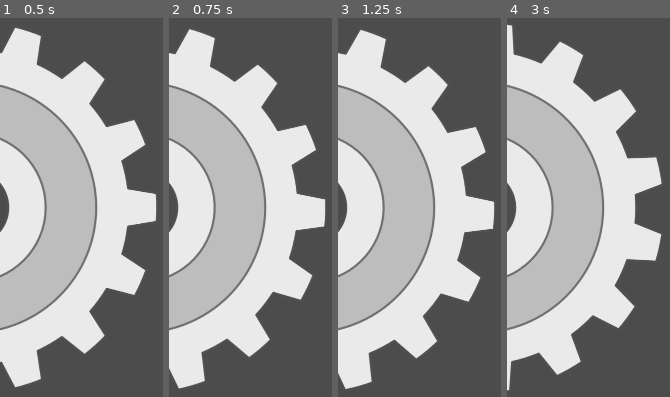
Above: before the commit, frames 1-4 (left to right).
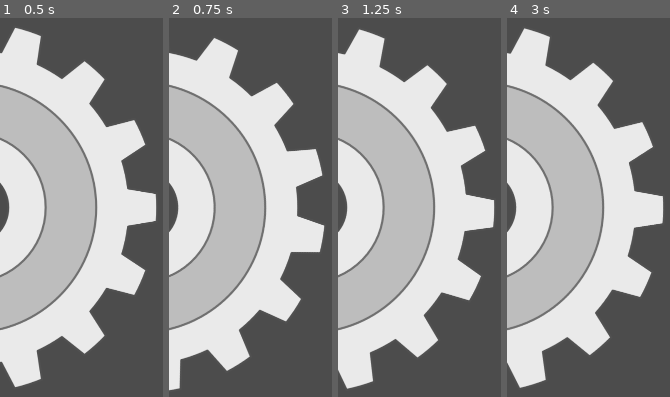
Above: after the commit, the same moments.

Repository: PureStream/avl-battleship
Game: Godot game, scene res://Scenes/MainMenu.tscn
Same seed, same stepped clock (60 frames per second), same inputs: the game is played once before the commit and once after it.
Inputs (mouse positions are in pixels of both pictures, inside the frame that each line leads up to):
- Up to frame 1 (0.5 s): no input
- Up to frame 2 (0.75 s): tap Enter at 0.5 s; move the mouse to (outside the picture) at 0.52 s; hold Up (ui_up) from 0.53 s (still down); hold Mouse wheel down (ui_scroll_down, bound only after the comm… from 0.53 s (still down)
- Up to frame 3 (1.25 s): keep holding Up (ui_up); keep holding Mouse wheel down (ui_scroll_down, bound only after the comm…; tap Mouse wheel up (ui_scroll_up, bound only after the commit) at 0.8 s
- Up to frame 4 (3 s): move the mouse to (outside the picture) at 1.27 s; release Up (ui_up) at 1.28 s; release Mouse wheel down (ui_scroll_down, bound only after the comm… at 1.28 s; hold Down (ui_down) 1.28-2.03 s; tap Mouse wheel up (ui_scroll_up, bound only after the commit) at 1.35, 2.3, 2.85 s; tap Mouse wheel down (ui_scroll_down, bound only after the comm… at 1.55 s; move the mouse to (outside the picture) at 2.02 s; hold Mouse wheel down (ui_scroll_down, bound only after the comm… 2.03-2.78 s; hold Up (ui_up) from 2.03 s (still down); move the mouse to (outside the picture) at 2.77 s

Frame 1 is identical in both runs. In frame 2, 15% of the frame differs, in the area x 0-97%, y 2-99%; in frame 3, 1.3%; in frame 4, 19%, in the area x 0-97%, y 1-99%.
Error in both runs: Trying to assign value of type 'Node2D' to a variable of type 'MenuButton'. (res://Scenes/MainButtonsController.gd:23)

Commit message:
Implemented scroll wheel control in main menu

Diff:
--- a/Scenes/MainButtonsController.gd
+++ b/Scenes/MainButtonsController.gd
@@ -31,23 +31,52 @@
 
 var rotating = false
 
+var scroll_rotate_count:int = 0
+var time_since_last_scroll:float = 0
+const SCROLL_LIMIT = 0.08
+
+func _input(event):
+    # Wheel Up Event
+	if event.is_action_pressed("ui_scroll_down") or event.is_action_pressed("ui_scroll_up"):
+		if event.is_action_pressed("ui_scroll_down"):
+			if(scroll_rotate_count> -1):
+				scroll_rotate_count-=1
+	    # Wheel Down Event
+		elif event.is_action_pressed("ui_scroll_up"):
+			if(scroll_rotate_count< 1):
+				scroll_rotate_count+=1
+
+		if scroll_rotate_count != 0:
+			if rotating == false:
+				time_since_last_scroll = SCROLL_LIMIT if time_since_last_scroll < SCROLL_LIMIT else time_since_last_scroll
+				rotate_speed(sign(scroll_rotate_count),1.3+0.2/time_since_last_scroll)
+				scroll_rotate_count-=sign(scroll_rotate_count)
+		time_since_last_scroll = 0
+
+
+
 func _process(delta):
+	if(time_since_last_scroll<1):
+		time_since_last_scroll+=delta
 
 	if !Input.is_action_pressed("ui_down") or !Input.is_action_pressed("ui_up"):
 		if Input.is_action_pressed("ui_down"):
 			if rotating == false:
-				rotate(-1)
+				rotate_speed(-1,1.5)
 
 		if Input.is_action_pressed("ui_up"):
 			if rotating == false:
-				rotate(1)
+				rotate_speed(1,1.5)
+
 
 var direction = 0
 const ANIM_LENGTH = 0.25
 onready var tween = $MainButtonTween
 
+func rotate(dir:int):
+	rotate_speed(dir,1)
 
-func rotate(dir:int):
+func rotate_speed(dir:int, speed_scale:float):
 	rotating = true
 	direction = dir
 	if dir == 1:
@@ -55,18 +84,20 @@
 		button_instances.push_front(tmp)
 
 		tween.interpolate_method(self, "rotate_to", 0,
-		rad_increment, ANIM_LENGTH, Tween.TRANS_BACK, Tween.EASE_OUT,0)
+		rad_increment, ANIM_LENGTH/speed_scale, Tween.TRANS_BACK, Tween.EASE_OUT,0)
 
 		tween.interpolate_property(cog, "rotation_degrees", cog.rotation_degrees,
-		cog.rotation_degrees+rad2deg(rad_increment), ANIM_LENGTH,
+		cog.rotation_degrees+rad2deg(rad_increment), ANIM_LENGTH/speed_scale,
 		Tween.TRANS_BACK, Tween.EASE_OUT,0)
 	elif dir == -1:
 		tween.interpolate_method(self, "rotate_to", 0,
-		-rad_increment, ANIM_LENGTH, Tween.TRANS_BACK, Tween.EASE_OUT,0)
+		-rad_increment, ANIM_LENGTH/speed_scale, Tween.TRANS_BACK, Tween.EASE_OUT,0)
 
 		tween.interpolate_property(cog, "rotation_degrees", cog.rotation_degrees,
-		cog.rotation_degrees+rad2deg(-rad_increment), ANIM_LENGTH,
+		cog.rotation_degrees+rad2deg(-rad_increment), ANIM_LENGTH/speed_scale,
 		Tween.TRANS_BACK, Tween.EASE_OUT,0)
+	else:
+		return
 	tween.start()
 
 func rotate_to(rad):
@@ -79,10 +110,9 @@
 		#btn.set_rotation(rad2deg(target_radius.angle()))
 		target_radius = target_radius.rotated(rad_increment)
 
-func _on_MainButtonTween_tween_completed(object, key):
+func _on_MainButtonTween_tween_all_completed():
 	rotating = false
 	#print("finished tween")
-	if object == self:
-		if direction == -1:
-			var tmp = button_instances.pop_front()
-			button_instances.push_back(tmp)
+	if direction == -1:
+		var tmp = button_instances.pop_front()
+		button_instances.push_back(tmp)
--- a/Scenes/MainMenu.tscn
+++ b/Scenes/MainMenu.tscn
@@ -15,4 +15,4 @@
 [node name="Cog" type="Sprite" parent="MainButtonsController"]
 position = Vector2( -70, 540 )
 texture = ExtResource( 3 )
-[connection signal="tween_completed" from="MainButtonsController/MainButtonTween" to="MainButtonsController" method="_on_MainButtonTween_tween_completed"]
+[connection signal="tween_all_completed" from="MainButtonsController/MainButtonTween" to="MainButtonsController" method="_on_MainButtonTween_tween_all_completed"]
--- a/project.godot
+++ b/project.godot
@@ -22,3 +22,16 @@
 
 window/size/width=1920
 window/size/height=1080
+
+[input]
+
+ui_scroll_up={
+"deadzone": 0.5,
+"events": [ Object(InputEventMouseButton,"resource_local_to_scene":false,"resource_name":"","device":0,"alt":false,"shift":false,"control":false,"meta":false,"command":false,"button_mask":0,"position":Vector2( 0, 0 ),"global_position":Vector2( 0, 0 ),"factor":1.0,"button_index":4,"pressed":false,"doubleclick":false,"script":null)
+ ]
+}
+ui_scroll_down={
+"deadzone": 0.5,
+"events": [ Object(InputEventMouseButton,"resource_local_to_scene":false,"resource_name":"","device":0,"alt":false,"shift":false,"control":false,"meta":false,"command":false,"button_mask":0,"position":Vector2( 0, 0 ),"global_position":Vector2( 0, 0 ),"factor":1.0,"button_index":5,"pressed":false,"doubleclick":false,"script":null)
+ ]
+}
